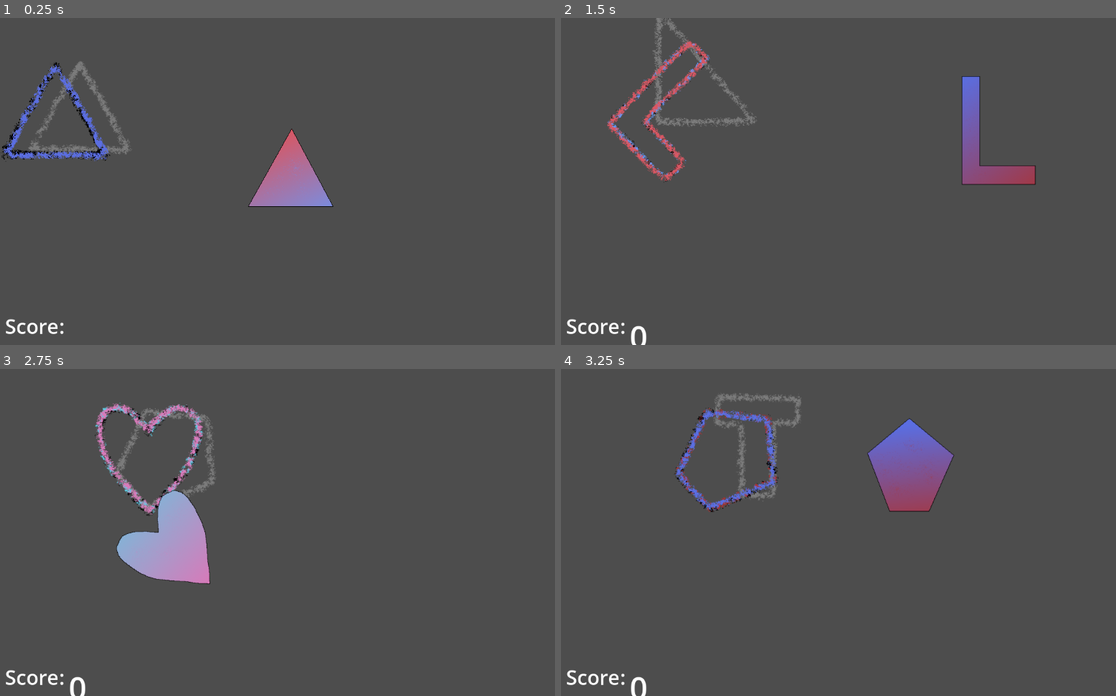
Above: before the commit, frames 1-4 (two rows, left to right).
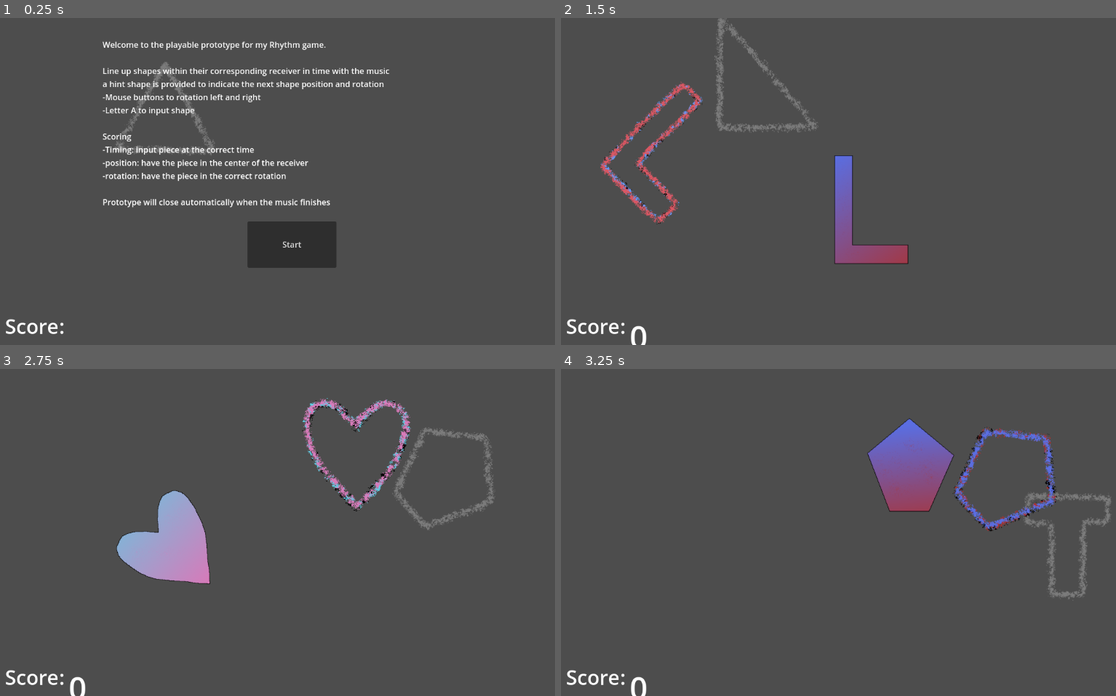
Above: after the commit, the same moments.

Repository: SucellosMusic/first-rhythm-game
Game: Godot game, scene res://Scenes/play_area.tscn
The game is run twice, just before and just after one commit, with the same random seed, the same clock (stepped at 60 frames per second) and the same inputs.
Inputs (mouse positions are in pixels of both pictures, inside the frame that each line leads up to):
- Up to frame 1 (0.25 s): no input
- Up to frame 2 (1.5 s): click (855, 243) at 0.5 s, where only the run after the commit has a clickable "Start"; move the mouse to (977, 165) at 1.27 s; hold Right (ui_right) from 1.28 s (still down); tap A (letter_A) at 1.35 s
- Up to frame 3 (2.75 s): move the mouse to (172, 548) at 2.02 s; release Right (ui_right) at 2.03 s; hold Left (ui_left) from 2.03 s (still down); tap A (letter_A) at 2.1 s
- Up to frame 4 (3.25 s): move the mouse to (910, 460) at 2.77 s; release Left (ui_left) at 2.78 s; hold Right (ui_right) from 2.78 s (still down); tap A (letter_A) at 2.85 s

The runs differ from the first frame. In frame 1, 9.0% of the frame differs, in the area x 0-71%, y 7-77%; in frame 2, 6.8%; in frame 3, 3.4%; in frame 4, 3.4%.

Commit message:
Playable Prototype v2
updated prototype, and made a build for web to play on itch

Diff:
--- a/Scenes/play_area.tscn
+++ b/Scenes/play_area.tscn
@@ -26,9 +26,9 @@
 
 [sub_resource type="Curve2D" id="Curve2D_j2n5h"]
 _data = {
-"points": PackedVector2Array(0, 0, 0, 0, 91.5163, 207.044, 0, 0, 0, 0, 375.017, 118.082, 0, 0, 0, 0, 790.546, 115.149, 0, 0, 0, 0, 1086.33, 214.865)
+"points": PackedVector2Array(0, 0, 0, 0, 99.6868, 216.807, 0, 0, 0, 0, 375.017, 118.082, 0, 0, 0, 0, 790.546, 115.149, 0, 0, 0, 0, 987.618, 187.053, 0, 0, 0, 0, 989.674, 313.506, 0, 0, 0, 0, 804.021, 390.37, 0, 0, 0, 0, 559.068, 381.163, 0, 0, 0, 0, 401.83, 394.089, 0, 0, 0, 0, 157.238, 343.664, 0, 0, 0, 0, 92.4929, 283.133)
 }
-point_count = 4
+point_count = 10
 
 [sub_resource type="LabelSettings" id="LabelSettings_6k64h"]
 font_size = 40
@@ -143,20 +143,19 @@
 position = Vector2(176, -960)
 
 [node name="Path2D" type="Path2D" parent="."]
-position = Vector2(19.5822, 78.7851)
-scale = Vector2(0.977069, 0.661881)
+position = Vector2(45.5155, 26.4705)
+scale = Vector2(0.967475, 1.21173)
 curve = SubResource("Curve2D_j2n5h")
 
 [node name="PathFollow2D" type="PathFollow2D" parent="Path2D"]
-position = Vector2(91.5163, 207.044)
-rotation = -0.304067
+position = Vector2(99.6868, 216.807)
+rotation = -0.344287
 
 [node name="Receiver Positioner" type="Node2D" parent="Path2D/PathFollow2D"]
 
 [node name="PathFollow2D2" type="PathFollow2D" parent="Path2D"]
-position = Vector2(139.223, 192.074)
-rotation = -0.304067
-h_offset = 50.0
+position = Vector2(99.6868, 216.807)
+rotation = -0.344287
 
 [node name="Hint Positioner" type="Node2D" parent="Path2D/PathFollow2D2"]
 
@@ -178,4 +177,31 @@
 offset_bottom = 678.0
 label_settings = SubResource("LabelSettings_6gwfb")
 
+[node name="Start" type="Button" parent="."]
+offset_left = 490.0
+offset_top = 403.0
+offset_right = 666.0
+offset_bottom = 495.0
+text = "Start"
+
+[node name="Instructions" type="Label" parent="."]
+offset_left = 203.0
+offset_top = 41.0
+offset_right = 975.0
+offset_bottom = 373.0
+text = "Welcome to the playable prototype for my Rhythm game.
+
+Line up shapes within their corresponding receiver in time with the music
+a hint shape is provided to indicate the next shape position and rotation
+-Mouse buttons to rotation left and right
+-Letter A to input shape
+
+Scoring
+-Timing: input piece at the correct time
+-position: have the piece in the center of the receiver
+-rotation: have the piece in the correct rotation
+
+Prototype will close automatically when the music finishes"
+
 [connection signal="timeout" from="Beats" to="." method="_on_in_timer_timeout"]
+[connection signal="pressed" from="Start" to="." method="_on_start_pressed"]
--- a/Scripts/play_area.gd
+++ b/Scripts/play_area.gd
@@ -1,4 +1,8 @@
 extends Node2D
+
+#UI
+@onready var startButton : Button = $Start
+@onready var instructions : Label = $Instructions
 
 #Audio
 @onready var audioPlayer : AudioStreamPlayer = $AudioStreamPlayer
@@ -44,6 +48,7 @@
 @onready var receiverSTORAGE = Vector2(-500, 150)
 @onready var altReceiverStorage = Vector2(-500, 650)
 @onready var hintsStorage = Vector2(-500, 900)
+var startSequence : bool = false
 var recAnimate : Array[AnimatedSprite2D] = []
 var altRecAnimate : Array[AnimatedSprite2D] = []
 
@@ -71,16 +76,22 @@
 		ar.position = altReceiverStorage
 		altRecAnimate.append((ar.get_child(0)))
 
-
 	for ra in recAnimate:
 		ra.play()
 
 	for ara in altRecAnimate:
 		ara.play()
 
+	pathFollowTwo.progress = 200
+
+func _on_start_pressed() -> void:
 	Input.set_mouse_mode(Input.MOUSE_MODE_HIDDEN)
 	audioPlayer.play()
 	beatTimer.start(syncToStart + beatOffset)
+	next_shape()
+	startSequence = true
+	startButton.hide()
+	instructions.hide()
 
 
 func get_score() -> void:
@@ -140,24 +151,29 @@
 func _on_in_timer_timeout() -> void:
 	beatTimer.start(beats)
 	next_shape()
+	startSequence = true
 	takeScore = true
-	pathFollow.progress += 50
-	pathFollowTwo.progress += 50
+	pathFollow.progress += 200
+	pathFollowTwo.progress += 200
 
 func _process(delta: float) -> void:
 	hints[hintPrevSelection].position = hintsStorage
 	receivers[prevSelection].position = receiverSTORAGE
 	shapes[prevSelection].position = shapeSTORAGE
+
 	hints[hintCurrSelection].position = hintPos.global_position
 	hints[hintCurrSelection].rotation_degrees = hintRotation
-	receivers[currSelection].position = receiverPos.global_position
-	receivers[currSelection].rotation_degrees = currRotation
-	shapes[currSelection].position = get_local_mouse_position()
+
+	if startSequence == true:
+		receivers[currSelection].position = receiverPos.global_position
+		receivers[currSelection].rotation_degrees = currRotation
+		shapes[currSelection].position = get_local_mouse_position()
 
 	if Input.is_action_just_pressed("letter_A"):
 		get_score()
 		scoreDisplay.text = str(totalScore)
 
-	if !audioPlayer.playing:
+	if startSequence == true && !audioPlayer.playing:
+		startSequence = false
 		await get_tree().create_timer(3).timeout
 		get_tree().quit()
